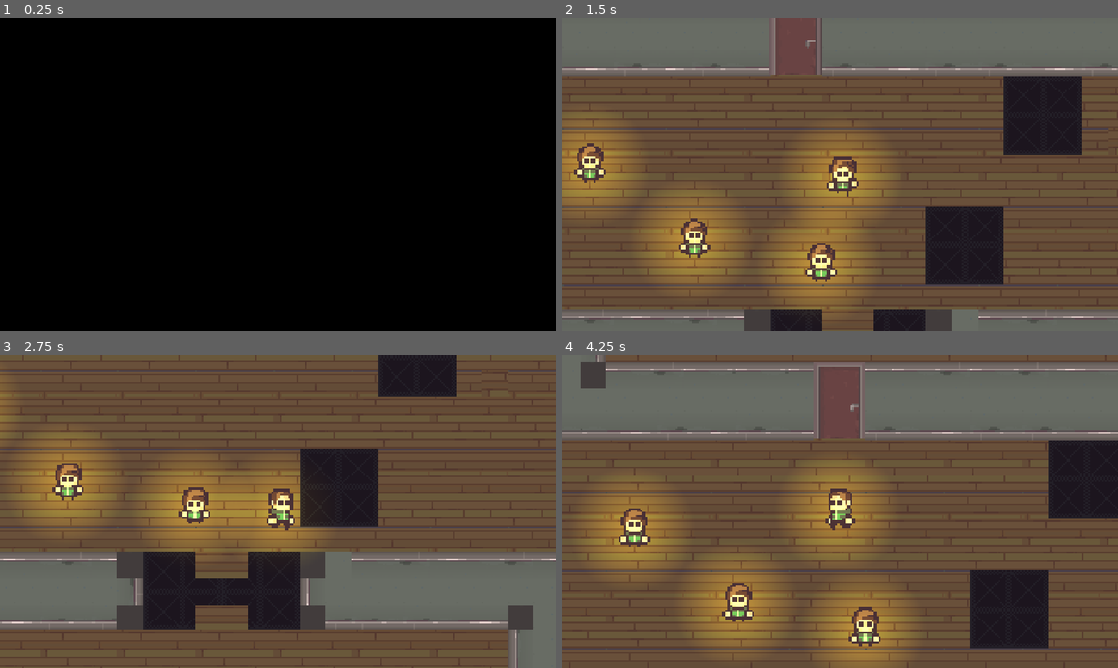
Above: before the commit, frames 1-4 (two rows, left to right).
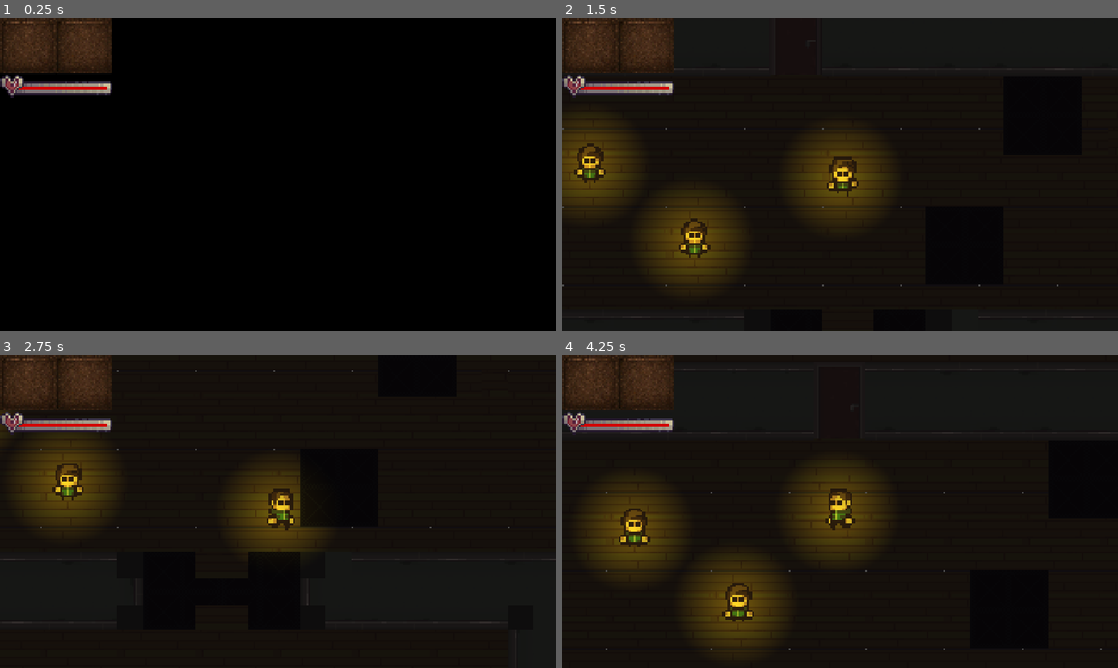
Above: after the commit, the same moments.

Repository: fernandofelxs/ProjetoGameDev
Game: Godot game, scene res://levels/room307.tscn
Same seed, same stepped clock (60 frames per second), same inputs: the game is played once before the commit and once after it. This scene is started directly instead of the project's main scene.
Inputs (mouse positions are in pixels of both pictures, inside the frame that each line leads up to):
- Up to frame 1 (0.25 s): no input
- Up to frame 2 (1.5 s): tap Enter at 0.5 s; move the mouse to (962, 158) at 0.52 s; hold Right (ui_right) 0.53-1.28 s; tap Space (attack) at 0.6 s; move the mouse to (728, 190) at 1.27 s; hold Down (ui_down) from 1.28 s (still down); click (728, 190) at 1.35 s
- Up to frame 3 (2.75 s): move the mouse to (333, 442) at 2.02 s; release Down (ui_down) at 2.03 s; hold Right (ui_right) from 2.03 s (still down); tap E (interact) at 2.1 s
- Up to frame 4 (4.25 s): move the mouse to (812, 574) at 2.77 s; release Right (ui_right) at 2.78 s; hold Up (ui_up) 2.78-3.53 s; tap 1 (special_1) at 2.85 s; move the mouse to (1006, 558) at 3.52 s; hold Left (ui_left) from 3.53 s (still down); hold 2 (special_2) from 3.53 s (still down)

The runs differ from the first frame. In frame 1, 4.4% of the frame differs, in the area x 0-21%, y 0-26%; in frame 2, 94%; in frame 3, 92%; in frame 4, 95%, in the area x 0-100%, y 0-100%.

Commit message:
expandir o nível room307

Diff:
--- a/levels/room307.tscn
+++ b/levels/room307.tscn
@@ -10,6 +10,11 @@
 [ext_resource type="PackedScene" uid="uid://byv3kyduk0bn3" path="res://scenes/ui/dialogue_box.tscn" id="9_4e43l"]
 [ext_resource type="PackedScene" uid="uid://r5737pf6ogiv" path="res://scenes/player/player.tscn" id="11_0wt1s"]
 [ext_resource type="PackedScene" uid="uid://bsnhgepw3o6it" path="res://scenes/door/door.tscn" id="11_wjrd0"]
+[ext_resource type="PackedScene" uid="uid://bqt17yadoo1ul" path="res://scenes/item_pickups/item_pickup.tscn" id="12_kqkf1"]
+[ext_resource type="Resource" uid="uid://dvcltnmdct0nu" path="res://inventory/items/Keys.tres" id="13_4spnr"]
+[ext_resource type="Resource" uid="uid://8oq5nu72qoqs" path="res://inventory/items/CalculusBook.tres" id="14_2253x"]
+[ext_resource type="PackedScene" uid="uid://g7rl5drr1tqh" path="res://scenes/enemy2/Enemy2.tscn" id="15_ye4hj"]
+[ext_resource type="PackedScene" uid="uid://qmbh7eaq4ldl" path="res://scenes/ui/game_ui.tscn" id="16_4spnr"]
 [ext_resource type="PackedScene" uid="uid://dj5jaa1nygm4n" path="res://scenes/transition/transition.tscn" id="16_pfeey"]
 
 [sub_resource type="TileMapPattern" id="TileMapPattern_v6ury"]
@@ -7517,22 +7522,22 @@
 [node name="Player" parent="." instance=ExtResource("11_0wt1s")]
 position = Vector2(202, -228)
 scale = Vector2(1.5, 1.5)
-collision_mask = 10
+collision_mask = 138
 
 [node name="Player2" parent="." instance=ExtResource("11_0wt1s")]
-position = Vector2(222, -156)
+position = Vector2(-305, -324)
 scale = Vector2(1.5, 1.5)
-collision_mask = 10
+collision_mask = 138
 
 [node name="Player3" parent="." instance=ExtResource("11_0wt1s")]
 position = Vector2(144, -171)
 scale = Vector2(1.5, 1.5)
-collision_mask = 10
+collision_mask = 138
 
 [node name="Player4" parent="." instance=ExtResource("11_0wt1s")]
 position = Vector2(80, -217)
 scale = Vector2(1.5, 1.5)
-collision_mask = 10
+collision_mask = 138
 
 [node name="Transition" parent="." instance=ExtResource("16_pfeey")]
 visible = false
@@ -7540,3 +7545,36 @@
 [node name="Door" parent="." instance=ExtResource("11_wjrd0")]
 position = Vector2(224, -332)
 scale = Vector2(1.35, 1.30022)
+collision_layer = 3
+collision_mask = 3
+
+[node name="Enemies" type="Node2D" parent="."]
+
+[node name="Enemy2" parent="Enemies" instance=ExtResource("15_ye4hj")]
+position = Vector2(-346, -171)
+scale = Vector2(1.5, 1.5)
+
+[node name="Enemy3" parent="Enemies" instance=ExtResource("15_ye4hj")]
+position = Vector2(-399, -173)
+scale = Vector2(1.5, 1.5)
+
+[node name="Enemy4" parent="Enemies" instance=ExtResource("15_ye4hj")]
+position = Vector2(-443, -235)
+scale = Vector2(1.5, 1.5)
+
+[node name="ItemPickup" parent="." instance=ExtResource("12_kqkf1")]
+position = Vector2(-282, -157)
+scale = Vector2(0.15, 0.15)
+item = ExtResource("14_2253x")
+
+[node name="ItemPickup2" parent="." instance=ExtResource("12_kqkf1")]
+position = Vector2(-140, -342)
+scale = Vector2(0.15, 0.15)
+item = ExtResource("13_4spnr")
+
+[node name="GameUI" parent="." instance=ExtResource("16_4spnr")]
+layer = 1
+
+[node name="DirectionalLight2D" type="DirectionalLight2D" parent="."]
+color = Color(1, 1, 1, 0.784314)
+blend_mode = 1
--- a/scenes/door/door.tscn
+++ b/scenes/door/door.tscn
@@ -51,10 +51,13 @@
 size = Vector2(40, 48)
 
 [node name="Door" type="Area2D"]
-collision_layer = 16
+collision_layer = 129
+collision_mask = 129
 script = ExtResource("1_odsy8")
 
 [node name="StaticBody2D" type="StaticBody2D" parent="."]
+collision_layer = 129
+collision_mask = 129
 
 [node name="AnimatedSprite2D" type="AnimatedSprite2D" parent="StaticBody2D"]
 position = Vector2(-12, 27.3542)
@@ -67,6 +70,8 @@
 shape = SubResource("RectangleShape2D_odsy8")
 
 [node name="CollisionShape2D" type="CollisionShape2D" parent="."]
+light_mask = 129
+visibility_layer = 129
 position = Vector2(-13, 27)
 shape = SubResource("RectangleShape2D_c7gua")
 
Not shown: 1 places in levels/room307.tscn that only renumber resources
